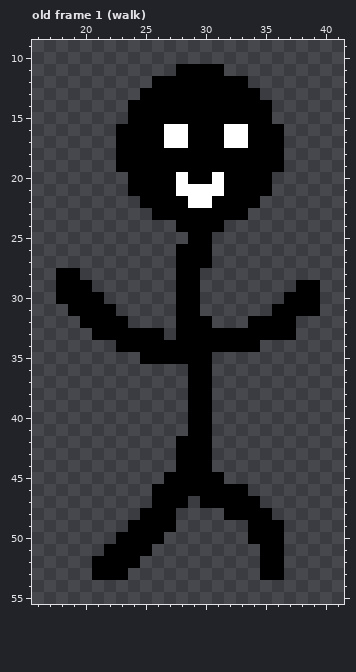
Pixel-art file -- assets/stickman.aseprite. This is how it looked before the edit.
62x62 pixels, 8 frames. Shown: old frame 1 (walk): x 16..41, y 9..55.
After the commit:
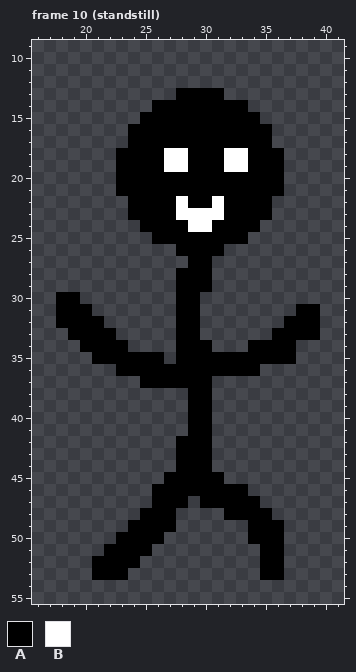
Palette (. is transparent): A #000000  B #ffffff
A new or re-ordered frame is compared with the old frame closest to it.
What changed:
frames 8 -> 10
Frame 10 (standstill) is new; against old frame 1 (walk), layer "Layer 1":
The author put colour A in rows 20 to 21 at x 23 and 36; in row 22 at x 24 and 35; in row 23 at x 24 to 25 and 34 to 35; in row 24 at x 25 to 27 and 32 to 34; in row 25 at x 26 to 28 and 31 to 33; in row 26 at x 31.
The author put colour A in rows 28 to 29 at x 30; in row 31 at x 18; in row 32 at x 18 to 19 and 38 to 39; in row 33 at x 19 to 20 and 38 to 39; in row 34 at x 20 to 22 and 35 to 37; in row 35 at x 21 to 24 and 31 to 37.
The author put colour A in row 36 at x 23 to 28 and 31 to 34; in row 37 at x 25 to 28.
Colour B becomes colour A in rows 16 to 17 at x 27 to 28 and 32 to 33; in row 20 at x 28 and 31; in row 21 at x 28 to 31; in row 22 at x 29 to 30.
Colour A becomes colour B in rows 18 to 19 at x 27 to 28 and 32 to 33; in row 22 at x 28 and 31; in row 23 at x 28 to 31; in row 24 at x 29 to 30.
The author cleared colour A in row 11 at x 28 to 31; in row 12 at x 26 to 33; in row 13 at x 25 to 27 and 32 to 34; in row 14 at x 24 to 25 and 34 to 35; in row 15 at x 24 and 35; in rows 16 to 17 at x 23 and 36.
The author cleared colour A in row 27 at x 28; in row 28 at x 18 to 19; in row 29 at x 18 to 20 and 38 to 39; in row 30 at x 20 to 21 and 37 to 39; in row 31 at x 21 to 22 and 36 to 37; in row 32 at x 22 to 23, 30 and 34 to 36.
The author cleared colour A in row 33 at x 23 to 26 and 30 to 35; in row 34 at x 24 to 27 and 31 to 33; in row 35 at x 27.
Pixel boxes of the changes (left, top, right, bottom) in both pictures:
changed: (56, 64, 320, 388)
